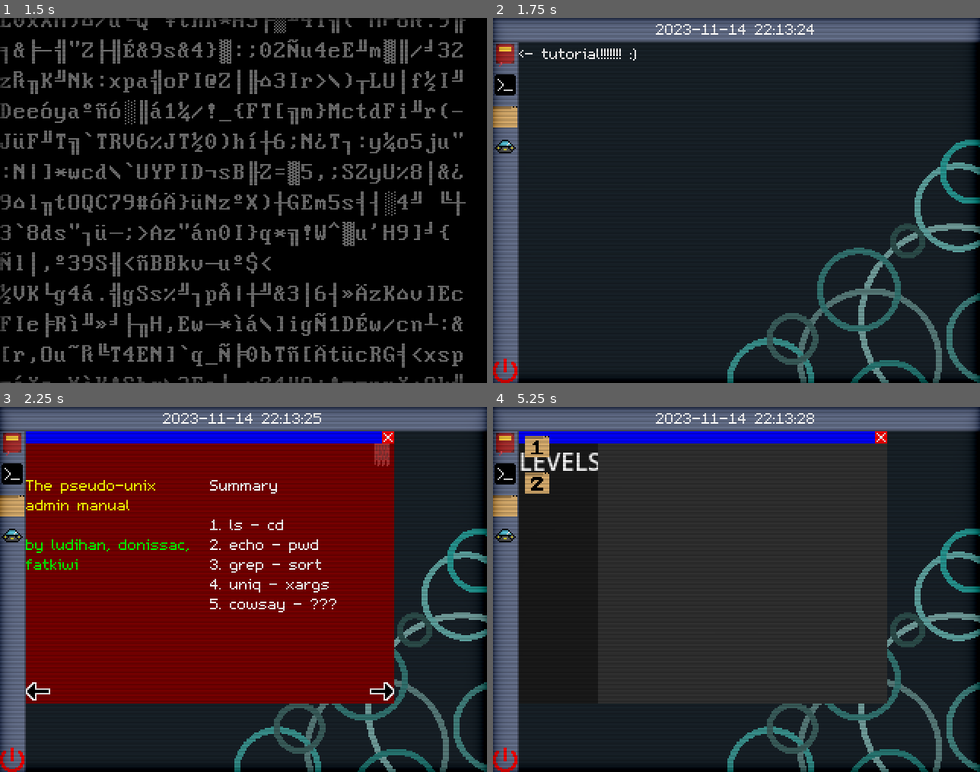
Above: before the commit, frames 1-4 (two rows, left to right).
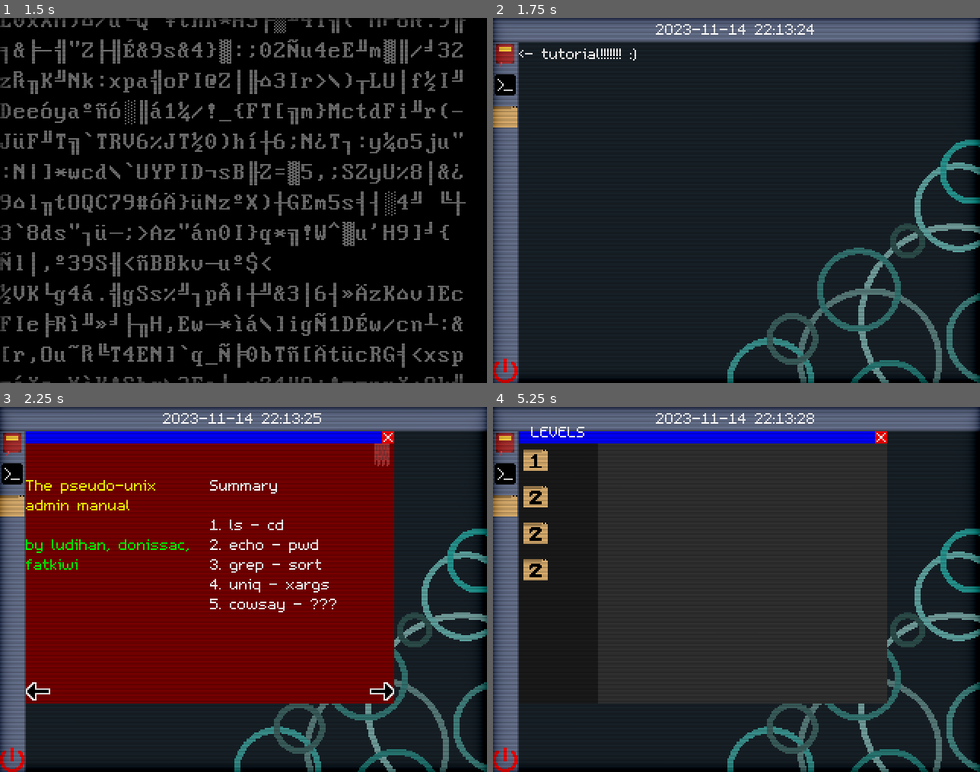
Above: after the commit, the same moments.

Repository: saLucasRd/trabalho-jogo-unix
Game: Godot game, scene res://ui/boot_menu.tscn
Two runs of this game, one before a commit and one after it. Both use one fixed random seed, a clock stepped at 60 frames per second and the inputs below. Sound files missing from this copy of the repository are replaced by a short silence.
Inputs (mouse positions are in pixels of both pictures, inside the frame that each line leads up to):
- Up to frame 1 (1.5 s): tap Enter (ui_accept) at 0.5, 0.77 s; move the mouse to (350, 182) at 0.52 s; hold Up 0.53-1.25 s; hold Ctrl 0.53-1.25 s; click (350, 182) at 0.67 s; drag from (146, 218) to (219, 273) at 1.27 s
- Up to frame 2 (1.75 s): no input
- Up to frame 3 (2.25 s): click (9, 443) at 2 s
- Up to frame 4 (5.25 s): click (872, 691) at 2.75 s; click (872, 691) at 3.5 s; click (502, 472) at 4.25 s; click (502, 505) at 5 s

Frame 1 is identical in both runs. In frame 2, 0.1% of the frame differs, in the area x 0-5%, y 33-38%; in frame 3, 0.1%; in frame 4, 1.8%, in the area x 0-22%, y 5-48%.
Error in both runs: Cannot call method 'get_child_count' on a null value. (res://ui/manual.gd:5)

Commit message:
explorer pronto

Diff:
--- a/project.godot
+++ b/project.godot
@@ -19,7 +19,6 @@
 
 window/size/viewport_width=320
 window/size/viewport_height=240
-window/size/mode=2
 window/stretch/mode="viewport"
 mouse_cursor/tooltip_position_offset=Vector2(0, 0)
 
--- a/ui/desktop.tscn
+++ b/ui/desktop.tscn
@@ -89,6 +89,7 @@
 texture_normal = ExtResource("6_gitft")
 
 [node name="game" type="TextureButton" parent="VBoxContainer"]
+visible = false
 layout_mode = 2
 focus_mode = 0
 texture_normal = ExtResource("8_l5eyr")
--- a/ui/explorer.tscn
+++ b/ui/explorer.tscn
@@ -1,8 +1,9 @@
-[gd_scene load_steps=8 format=3 uid="uid://cpif54l7brgbh"]
+[gd_scene load_steps=9 format=3 uid="uid://cpif54l7brgbh"]
 
 [ext_resource type="Script" path="res://ui/explorer.gd" id="1_xksi3"]
 [ext_resource type="PackedScene" uid="uid://dwq1mdvnentq5" path="res://ui/level.tscn" id="2_2gg6y"]
 [ext_resource type="Texture2D" uid="uid://cbyxaoorcmv7o" path="res://assets/image/level1.png" id="2_roiiw"]
+[ext_resource type="FontFile" uid="uid://cwcj6fpreyp80" path="res://assets/font/m5x7.ttf" id="3_lwm77"]
 [ext_resource type="Texture2D" uid="uid://b4ttkj7bq5wud" path="res://assets/image/level2.png" id="3_qyexw"]
 [ext_resource type="Texture2D" uid="uid://otdhoioxvjr3" path="res://assets/image/check.png" id="4_db4xq"]
 
@@ -31,28 +32,28 @@
 offset_bottom = 0.960007
 theme_override_styles/panel = SubResource("StyleBoxFlat_xdu4t")
 
-[node name="Label" type="Label" parent="Panel2"]
+[node name="VBoxContainer" type="VBoxContainer" parent="Panel2"]
 layout_mode = 1
 anchors_preset = -1
-anchor_right = 0.986
-anchor_bottom = 0.096
-offset_right = -0.0340042
-offset_bottom = -0.0400009
+anchor_left = 0.058
+anchor_top = 0.022
+anchor_right = 0.942
+anchor_bottom = 0.925
+offset_left = -0.00200033
+offset_top = 12.72
+offset_right = 0.0019989
+offset_bottom = -99.0
+grow_horizontal = 2
+grow_vertical = 2
+
+[node name="Label" type="Label" parent="Panel2/VBoxContainer"]
+layout_mode = 2
+theme_override_fonts/font = ExtResource("3_lwm77")
+theme_override_font_sizes/font_size = 16
 text = "LEVELS"
 horizontal_alignment = 1
 vertical_alignment = 1
-
-[node name="VBoxContainer" type="VBoxContainer" parent="Panel2"]
-layout_mode = 1
-anchors_preset = 15
-anchor_right = 1.0
-anchor_bottom = 1.0
-offset_left = 4.0
-offset_top = 27.0
-offset_right = -2.0
-offset_bottom = -173.0
-grow_horizontal = 2
-grow_vertical = 2
+uppercase = true
 
 [node name="Level1Container" type="HBoxContainer" parent="Panel2/VBoxContainer"]
 layout_mode = 2
@@ -97,6 +98,54 @@
 layout_mode = 2
 texture = ExtResource("4_db4xq")
 
+[node name="Control2" type="Control" parent="Panel2/VBoxContainer"]
+layout_mode = 2
+size_flags_horizontal = 4
+size_flags_vertical = 3
+
+[node name="Level3Container" type="HBoxContainer" parent="Panel2/VBoxContainer"]
+layout_mode = 2
+size_flags_vertical = 4
+alignment = 1
+
+[node name="Level3" type="TextureButton" parent="Panel2/VBoxContainer/Level3Container"]
+layout_mode = 2
+texture_normal = ExtResource("3_qyexw")
+
+[node name="ReferenceRect" type="ReferenceRect" parent="Panel2/VBoxContainer/Level3Container"]
+layout_mode = 2
+size_flags_horizontal = 3
+border_color = Color(1, 0, 0, 0)
+
+[node name="TextureRect" type="TextureRect" parent="Panel2/VBoxContainer/Level3Container"]
+visible = false
+layout_mode = 2
+texture = ExtResource("4_db4xq")
+
+[node name="Control3" type="Control" parent="Panel2/VBoxContainer"]
+layout_mode = 2
+size_flags_horizontal = 4
+size_flags_vertical = 3
+
+[node name="Level4Container" type="HBoxContainer" parent="Panel2/VBoxContainer"]
+layout_mode = 2
+size_flags_vertical = 4
+alignment = 1
+
+[node name="Level4" type="TextureButton" parent="Panel2/VBoxContainer/Level4Container"]
+layout_mode = 2
+texture_normal = ExtResource("3_qyexw")
+
+[node name="ReferenceRect" type="ReferenceRect" parent="Panel2/VBoxContainer/Level4Container"]
+layout_mode = 2
+size_flags_horizontal = 3
+border_color = Color(1, 0, 0, 0)
+
+[node name="TextureRect" type="TextureRect" parent="Panel2/VBoxContainer/Level4Container"]
+visible = false
+layout_mode = 2
+texture = ExtResource("4_db4xq")
+
 [node name="Panel" type="Panel" parent="."]
 layout_mode = 1
 anchors_preset = -1
@@ -110,3 +159,5 @@
 
 [connection signal="pressed" from="Panel2/VBoxContainer/Level1Container/Level1" to="." method="_on_level_1_pressed"]
 [connection signal="pressed" from="Panel2/VBoxContainer/Level2Container/Level2" to="." method="_on_level_1_pressed"]
+[connection signal="pressed" from="Panel2/VBoxContainer/Level3Container/Level3" to="." method="_on_level_1_pressed"]
+[connection signal="pressed" from="Panel2/VBoxContainer/Level4Container/Level4" to="." method="_on_level_1_pressed"]
--- a/ui/grid_container.gd
+++ /dev/null
@@ -1,11 +0,0 @@
-extends GridContainer
-
-
-# Called when the node enters the scene tree for the first time.
-func _ready() -> void:
-
-
-
-# Called every frame. 'delta' is the elapsed time since the previous frame.
-func _process(delta: float) -> void:
-	pass
--- a/ui/shop.tscn
+++ /dev/null
@@ -1,9 +0,0 @@
-[gd_scene format=3 uid="uid://tjfyjkiprtgs"]
-
-[node name="Shop" type="Control"]
-layout_mode = 3
-anchors_preset = 15
-anchor_right = 1.0
-anchor_bottom = 1.0
-grow_horizontal = 2
-grow_vertical = 2
